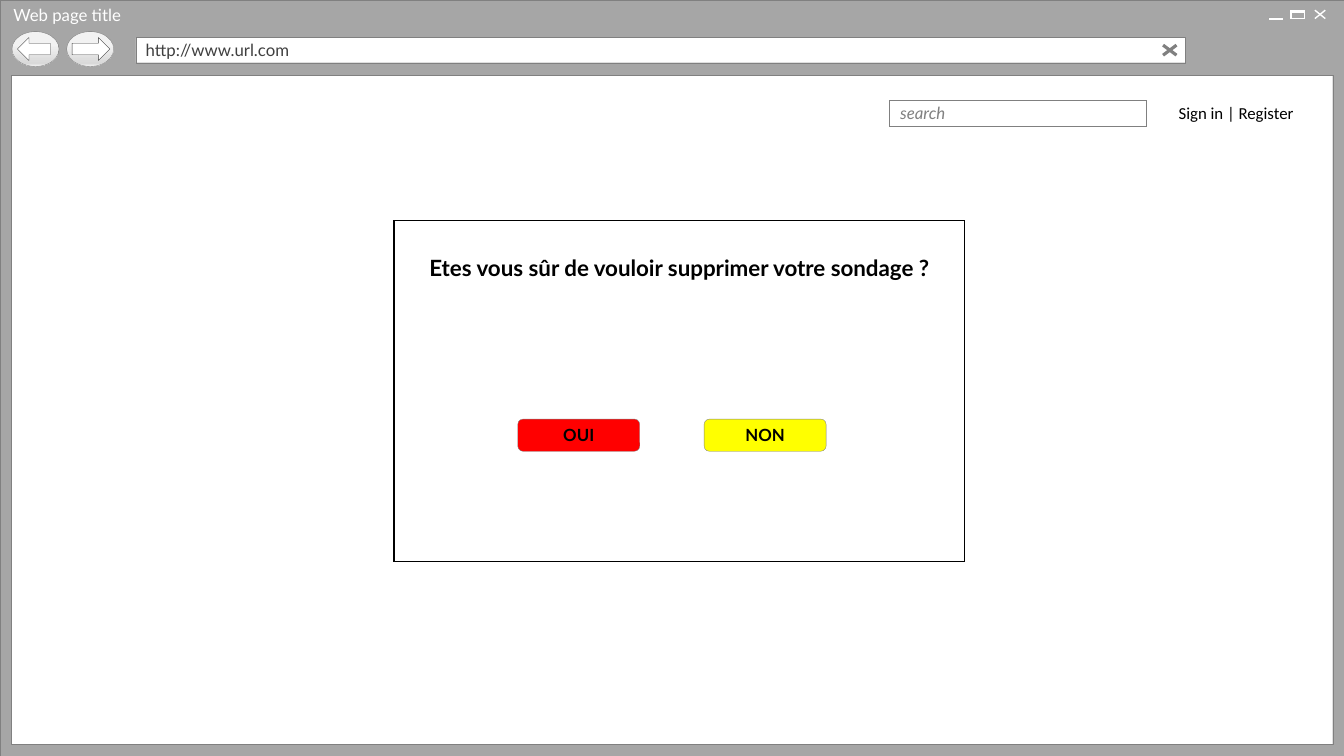
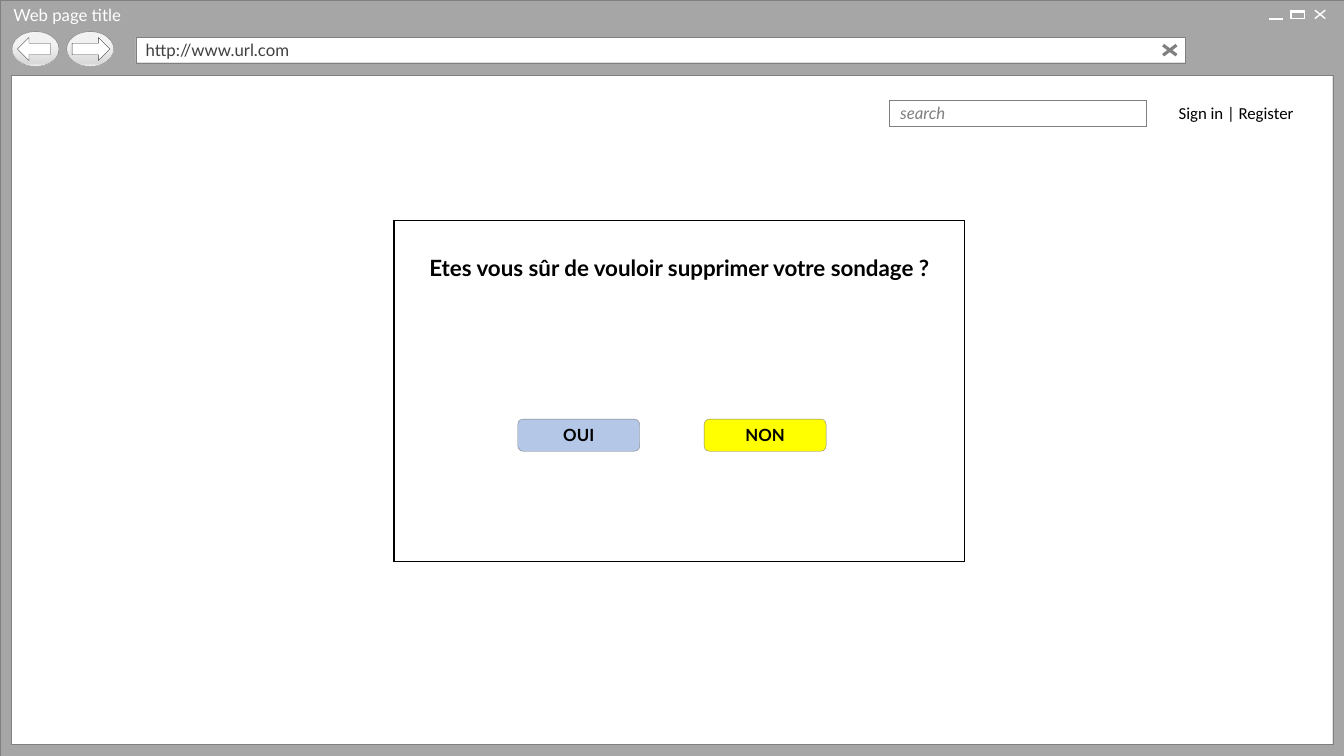
Before and after one commit to Holyz1988/PROJET1-ASP.NET, a slide deck: slide 24 of Page d’acceuil.pptx (slide 21 before the commit). Drawn at 1344x756 pixels with LibreOffice and Linux fonts; fonts in the diff are those of the drawing; background and template pictures are left out. Boxes give left, top, right and bottom in pixels: in the first picture for what was removed or moved away, otherwise in the second. Text is boxed around its words. In the diff, an @@ line names an element or a change of style, - is before the commit and + after.

```diff
--- a/Page d’acceuil.pptx
+++ b/Page d’acceuil.pptx
@@ rounded rectangle "OUI" at (x1=518, y1=419, x2=640, y2=452): fill #FF0000 to #B4C7E7 @@
```
Also in this commit, not shown: 21 other slides changed, 3 slides added, 2 other files.
